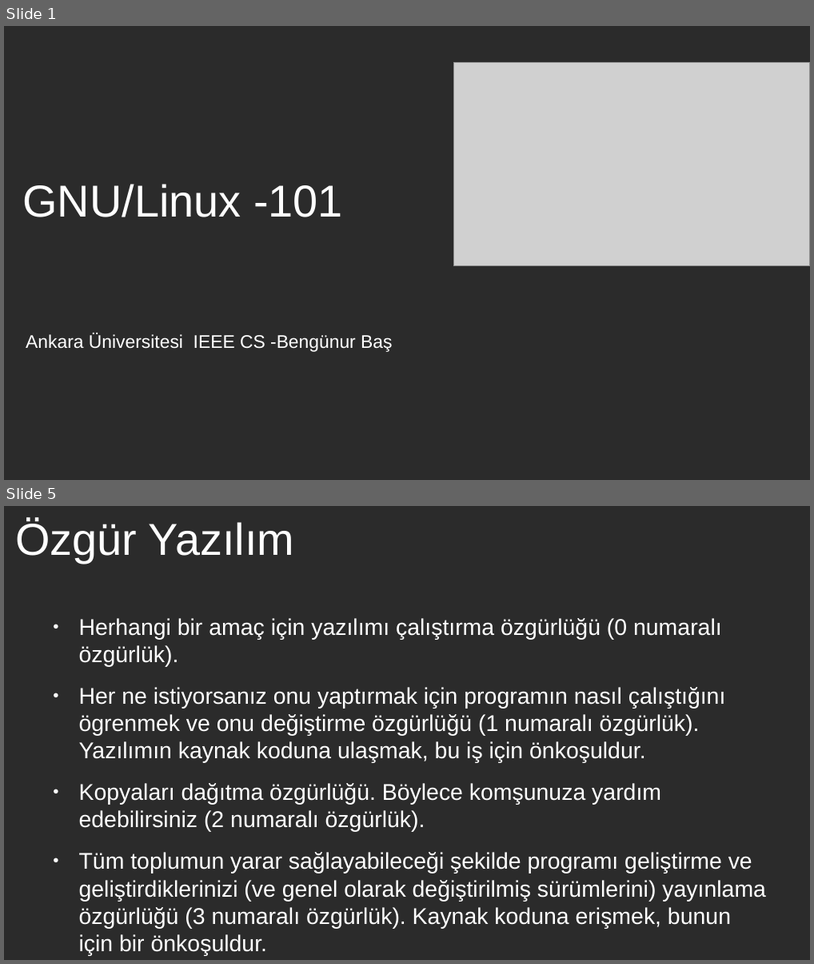
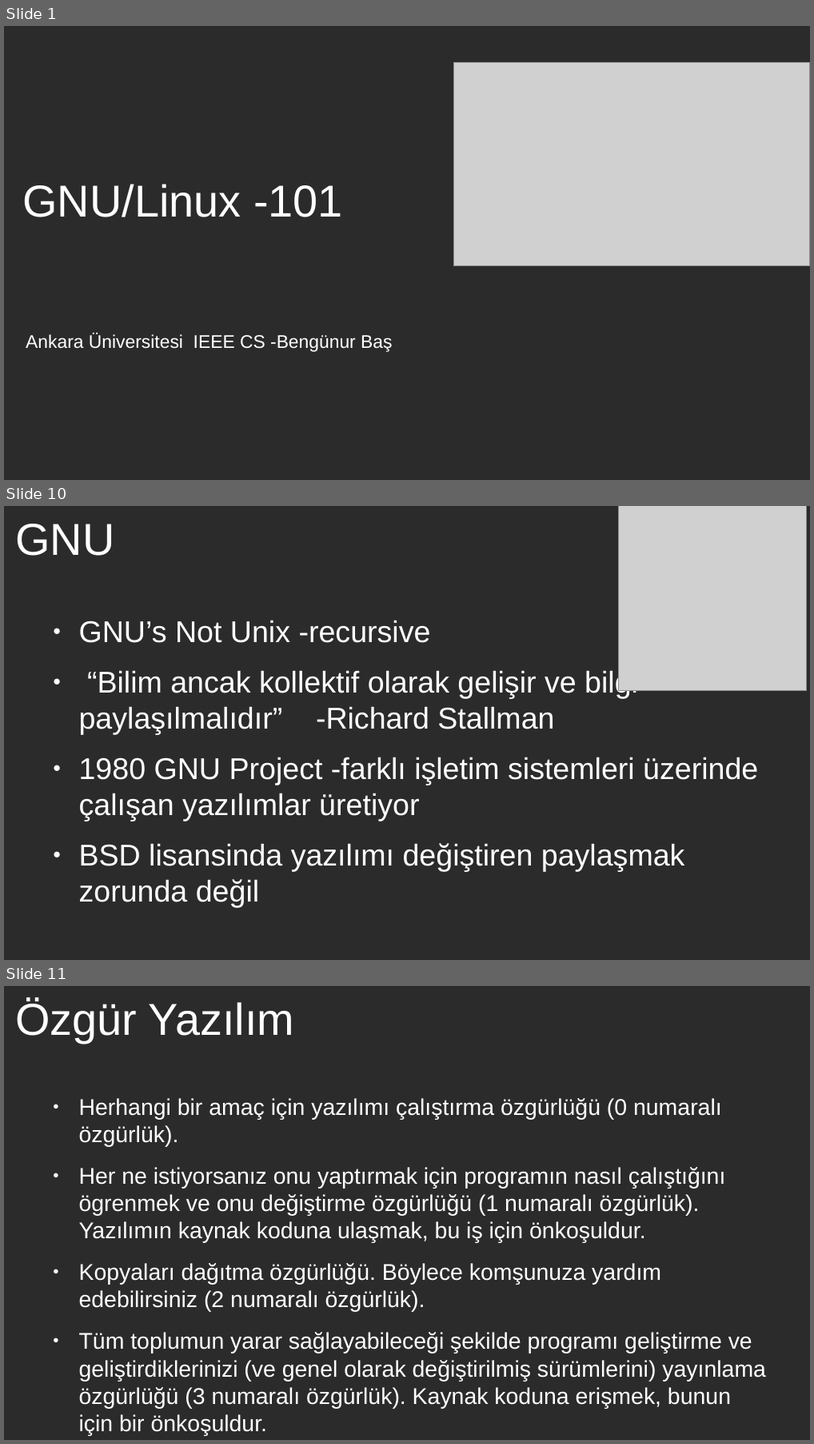
Before and after one commit to bengunur06/GNU-Linux-IEEE-CS, a slide deck: gnu-linux-1.odp. Shown one above the other, each under a label of ours: slides 1 and 5 before the commit, slides 1, 10 and 11 after it; the slides between them are not shown. The pictures are 814x964 and 814x1444 pixels, drawn with LibreOffice and Linux fonts; fonts in the diff are those of the drawing; grey boxes stand for pictures; background and template pictures are left out; a plain dark background stands for a picture behind light text. Boxes give left, top, right and bottom in pixels: in the first picture for what was removed or moved away, otherwise in the second. Text is boxed around its words. In the diff, an @@ line names an element or a change of style, - is before the commit and + after.

```diff
--- a/gnu-linux-1.odp
+++ b/gnu-linux-1.odp
@@ slide 10 added at [4,506,810,960], background picture (left out) @@
@@ title added at [15,524,114,556], 44 pt, text #FFFFFF @@
+GNU
@@ picture added at [618,506,807,691] @@
@@ text added at [79,620,758,872], 29.6 pt, text #FFFFFF @@
+● GNU’s Not Unix -recursive
+● “Bilim ancak kollektif olarak gelişir ve bilgi paylaşılmalıdır” -Richard Stallman
+● 1980 GNU Project -farklı işletim sistemleri üzerinde çalışan yazılımlar üretiyor
+● BSD lisansinda yazılımı değiştiren paylaşmak zorunda değil
@@ what was slide 5 is now slide 11 @@
```
Also in this commit, not shown: 2 slides changed, 17 other slides added, 11 slides removed.
